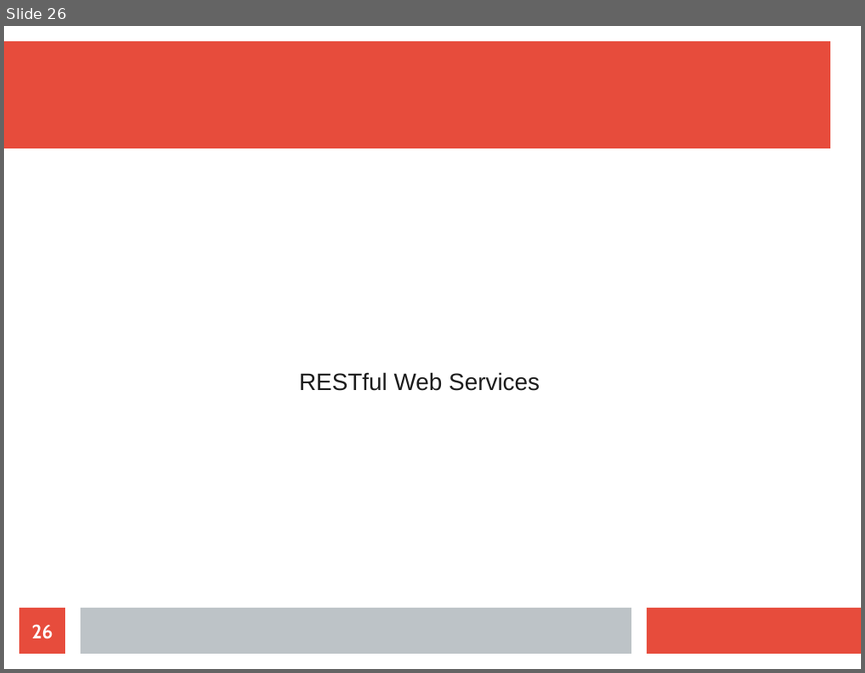
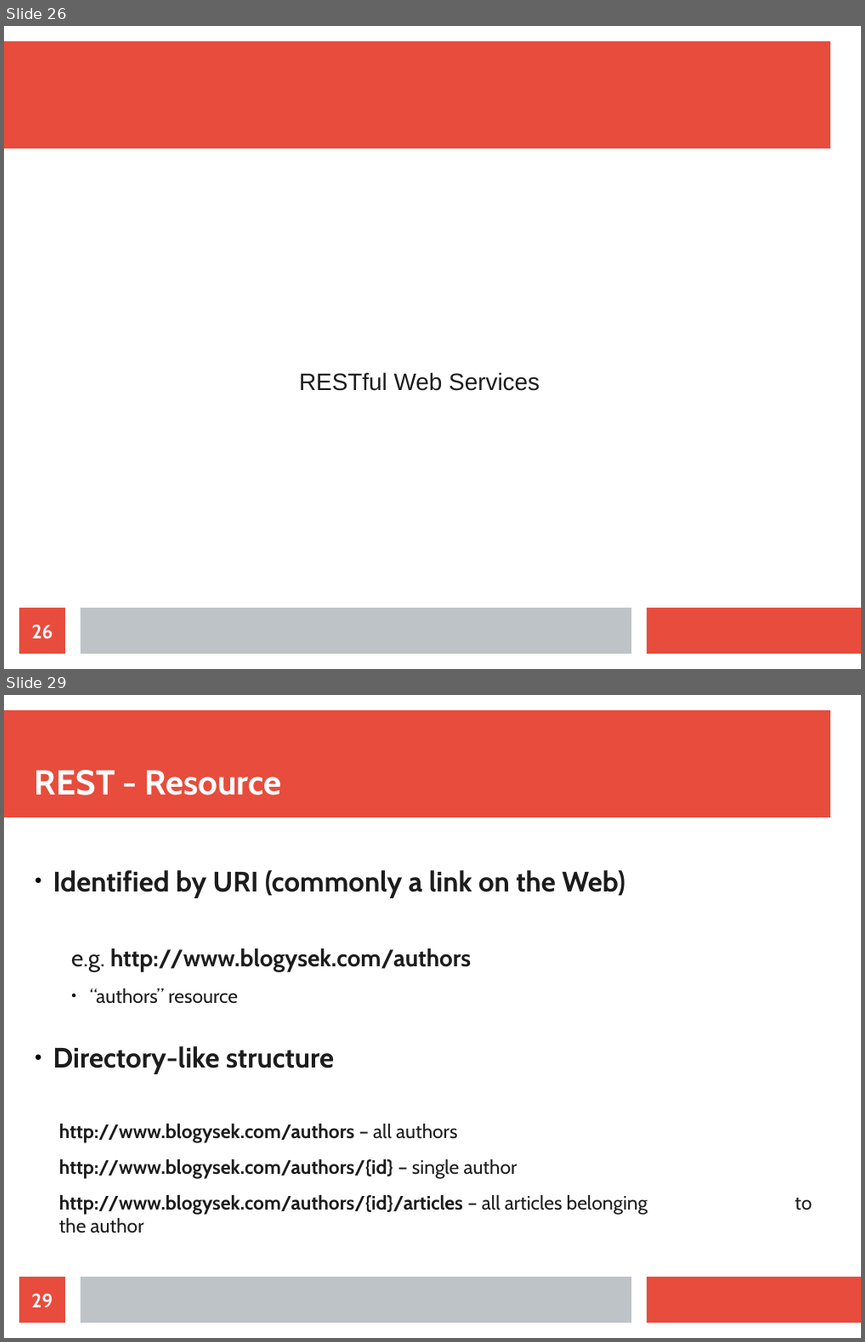
Before and after one commit to maxotta/pia-labs, a slide deck: lectures/ws_wsockets/ws_wsockets.odp. Shown one above the other, each under a label of ours: slide 26 before the commit, slides 26 and 29 after it; the slides between them are not shown. The pictures are 865x673 and 865x1342 pixels, drawn with LibreOffice and Linux fonts; fonts in the diff are those of the drawing. Boxes give left, top, right and bottom in pixels: in the first picture for what was removed or moved away, otherwise in the second. Text is boxed around its words. In the diff, an @@ line names an element or a change of style, - is before the commit and + after.

```diff
--- a/lectures/ws_wsockets/ws_wsockets.odp
+++ b/lectures/ws_wsockets/ws_wsockets.odp
@@ slide 29 added at <box>4,695,861,1338</box>, background #FFFFFF; not listed: 3 template elements that a slide beside it also shows @@
@@ title added at <box>35,770,282,795</box>, 32 pt, text #FFFFFF, bold @@
+REST - Resource
@@ text added at <box>53,870,647,1233</box>, 18 pt, text #1C1C1C, bold @@
+● Identified by URI (commonly a link on the Web)
+  e.g. http://www.blogysek.com/authors
+    ● “authors” resource
+● Directory-like structure
+  http://www.blogysek.com/authors – all authors
+  http://www.blogysek.com/authors/{id} – single author
+  http://www.blogysek.com/authors/{id}/articles – all articles belonging to the author
@@ page number added at <box>19,1276,65,1322</box>, fill #E74C3C, 18 pt, text #FFFFFF, bold @@
+29
```
Also in this commit, not shown: 20 other slides added.
